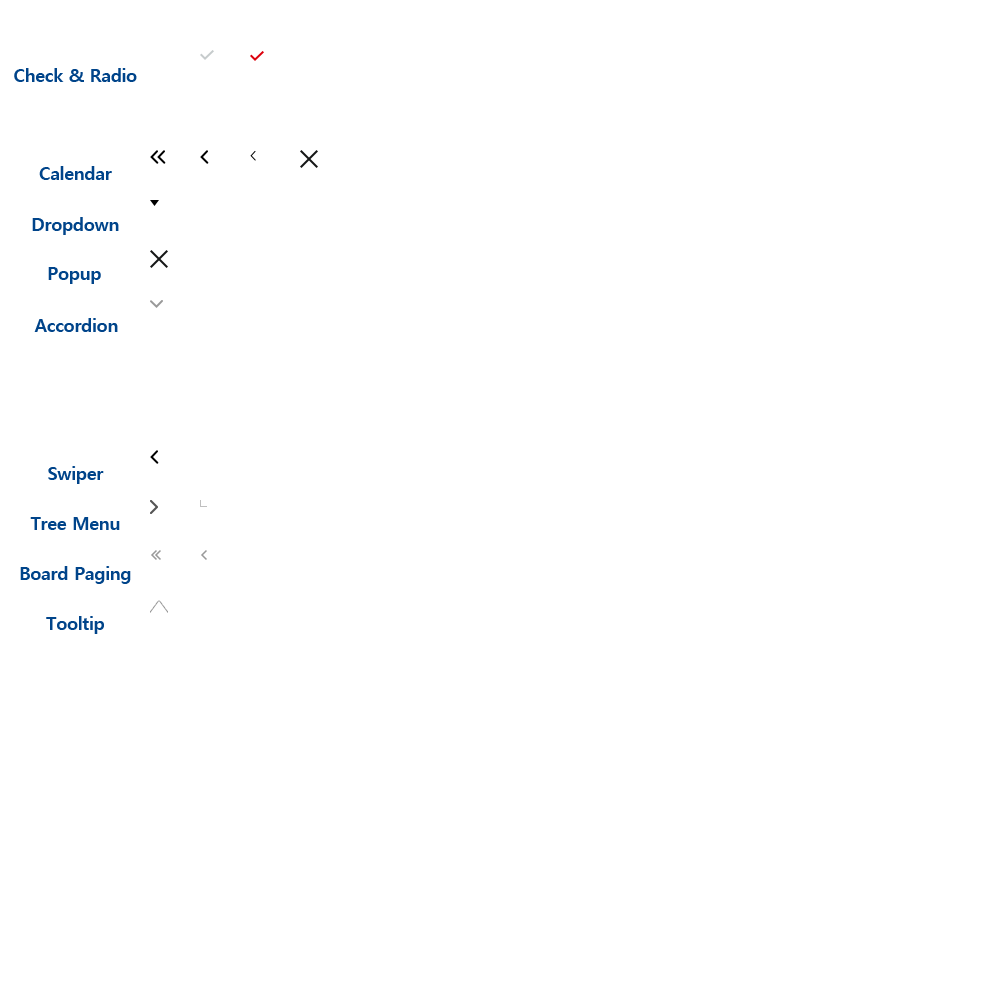
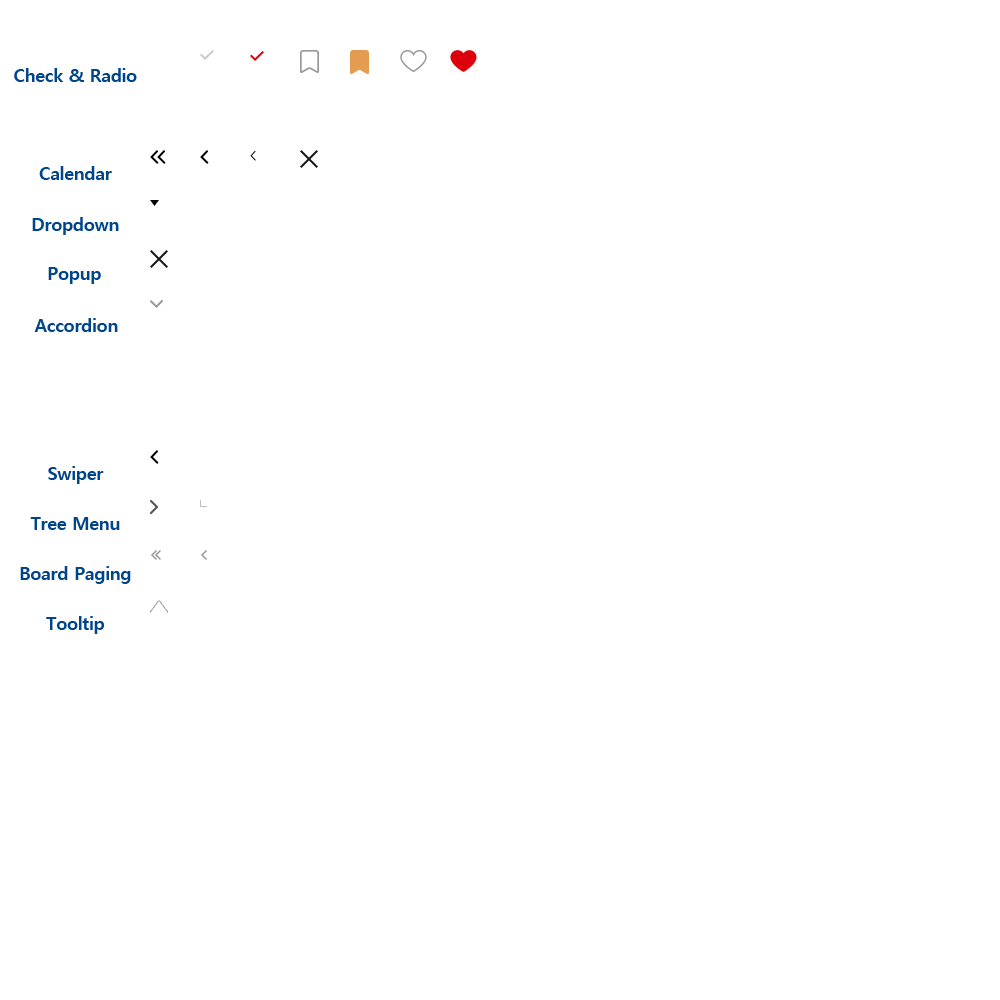
Layered file, before and after one edit (1000 x 1000). Changes by layer:
added layer "레이어 49" above "레이어 48" over bbox(450, 50, 477, 72)
added layer "레이어 48" above "레이어 47" over bbox(400, 50, 427, 72)
added layer "레이어 47" above "레이어 46" over bbox(350, 50, 369, 74)
added layer "레이어 46" above "레이어 37" over bbox(300, 50, 319, 73)
